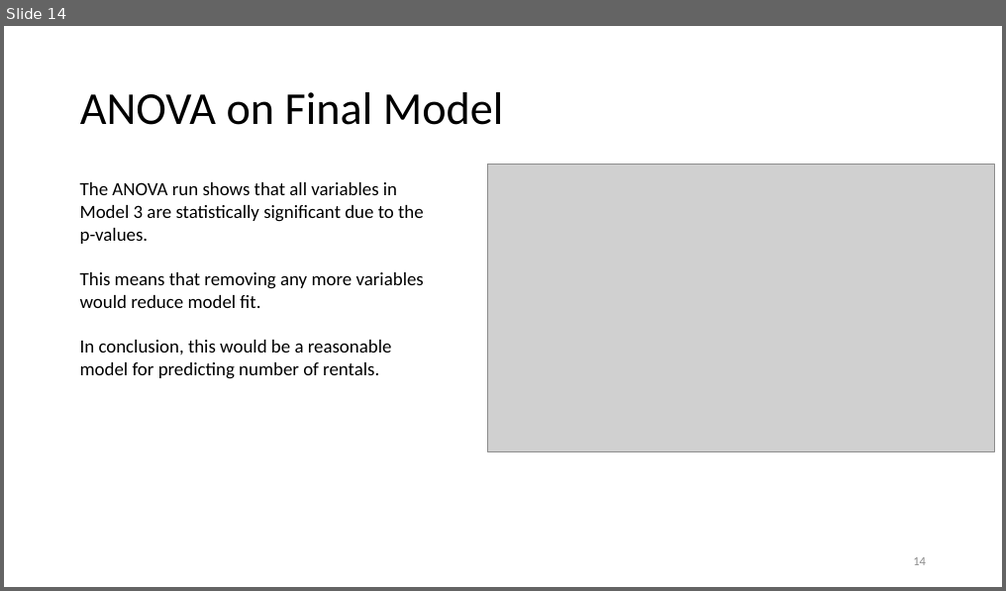
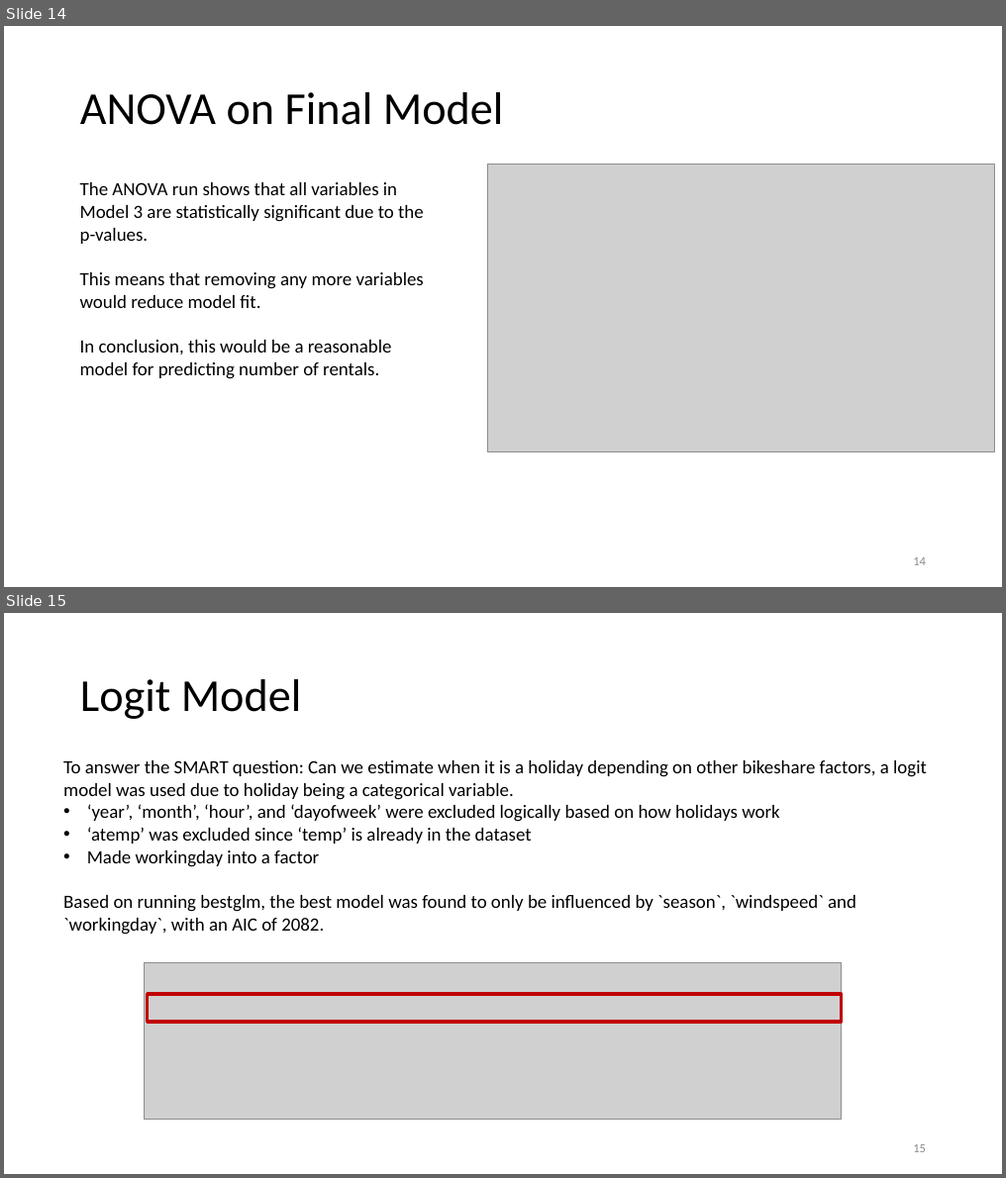
Before and after one commit to Modupeolawuraola/Group-Project-DAT-6101, a slide deck: Predicting Bike Sharing Demand in Cities - Final.pptx. Shown one above the other, each under a label of ours: slide 14 before the commit, slides 14 and 15 after it. The pictures are 1006x591 and 1006x1178 pixels, drawn with LibreOffice and Linux fonts; fonts in the diff are those of the drawing; grey boxes stand for pictures. Boxes give left, top, right and bottom in pixels: in the first picture for what was removed or moved away, otherwise in the second. Text is boxed around its words. In the diff, an @@ line names an element or a change of style, - is before the commit and + after.

Commit message:
updated paper and slides with logit

```diff
--- a/Predicting Bike Sharing Demand in Cities - Final.pptx
+++ b/Predicting Bike Sharing Demand in Cities - Final.pptx
@@ slide 15 added at [4,613,1002,1174], background #FFFFFF @@
@@ title added at [80,679,302,719], 44 pt, text #000000 @@
+Logit Model
@@ text added at [63,761,927,935], 18 pt, text #000000 @@
+To answer the SMART question: Can we estimate when it is a holiday depending on other bikeshare factors, a logit model was used due to holiday being a categorical variable.
+• ‘year’, ‘month’, ‘hour’, and ‘dayofweek’ were excluded logically based on how holidays work
+• ‘atemp’ was excluded since ‘temp’ is already in the dataset
+• Made workingday into a factor
+Based on running bestglm, the best model was found to only be influenced by `season`, `windspeed` and `workingday`, with an AIC of 2082.
@@ picture added at [144,963,842,1120] @@
@@ rectangle added at [147,994,841,1022], outline #C00000 3 pt @@
@@ page number added at [913,1145,926,1153], 12 pt, text #8C8C8C @@
+15
```
Also in this commit, not shown: 2 slides changed, 3 other files.
